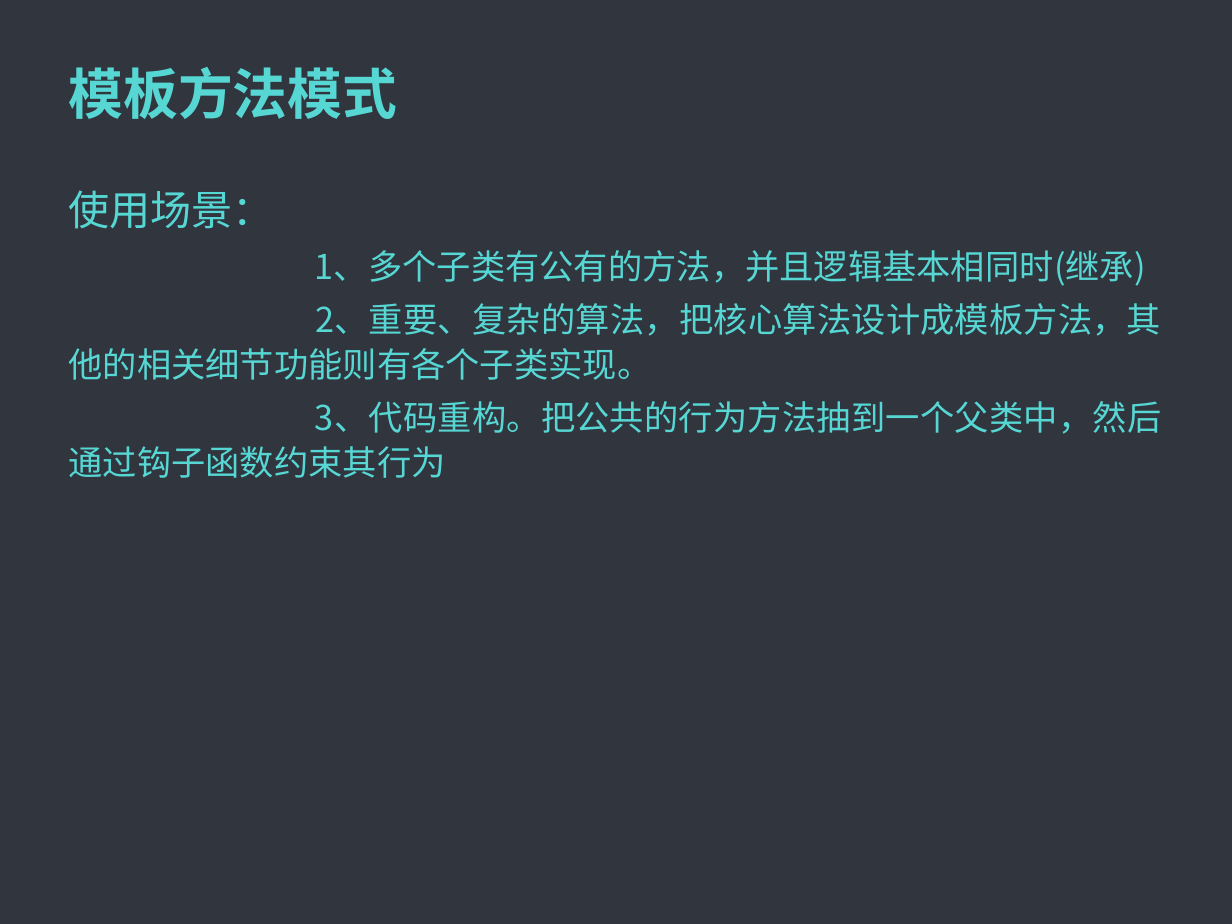
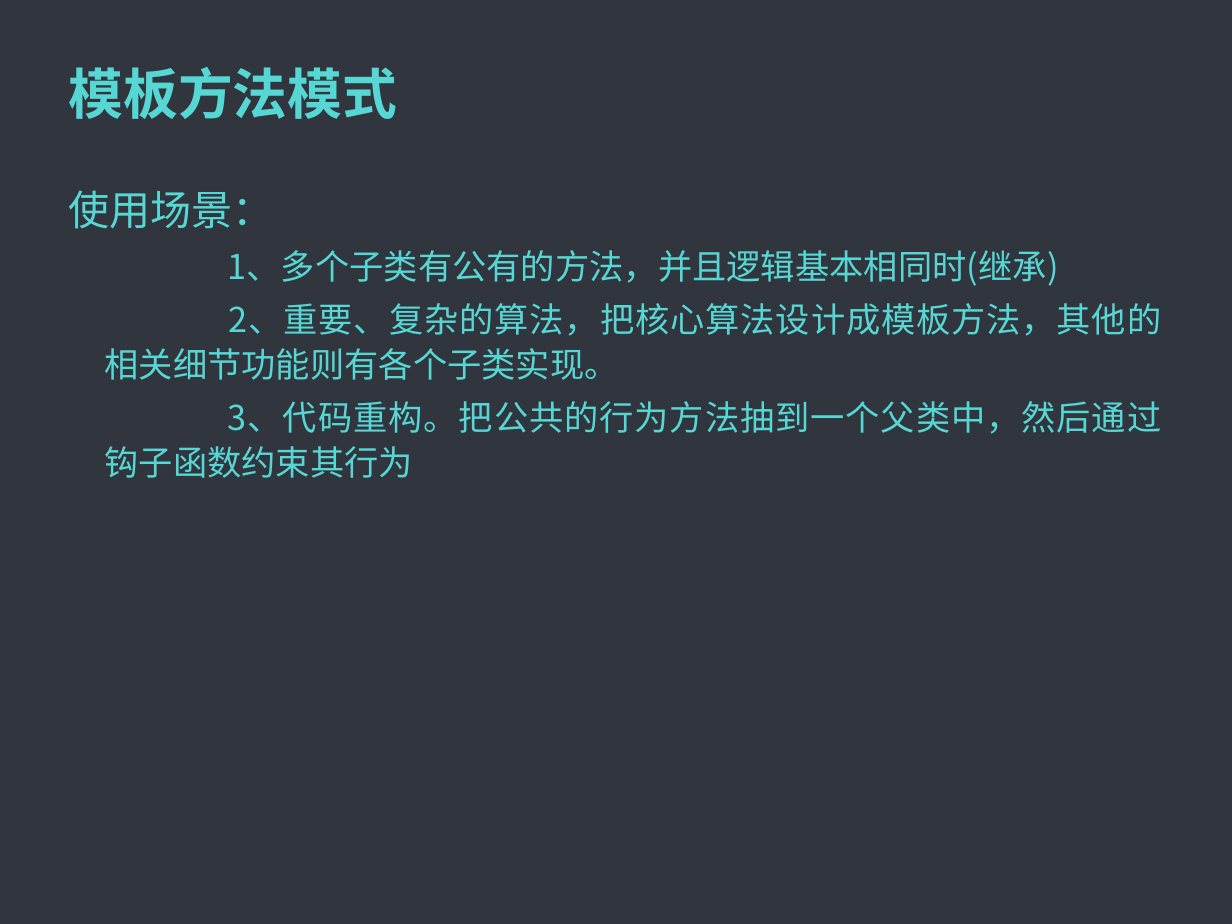
Before and after one commit to MintLy/JavaDesignMode, a slide deck: slide 43 of DesignMode.ppt. Drawn at 1232x924 pixels with LibreOffice and Linux fonts; fonts in the diff are those of the drawing; background and template pictures are left out. Boxes give left, top, right and bottom in pixels: in the first picture for what was removed or moved away, otherwise in the second. Text is boxed around its words. In the diff, an @@ line names an element or a change of style, - is before the commit and + after.

```diff
--- a/DesignMode.ppt
+++ b/DesignMode.ppt
@@ text "使用场景：" at [69,190,1162,478]: indent changed @@
```
Also in this commit, not shown: 36 other slides changed, 8 slides added.
